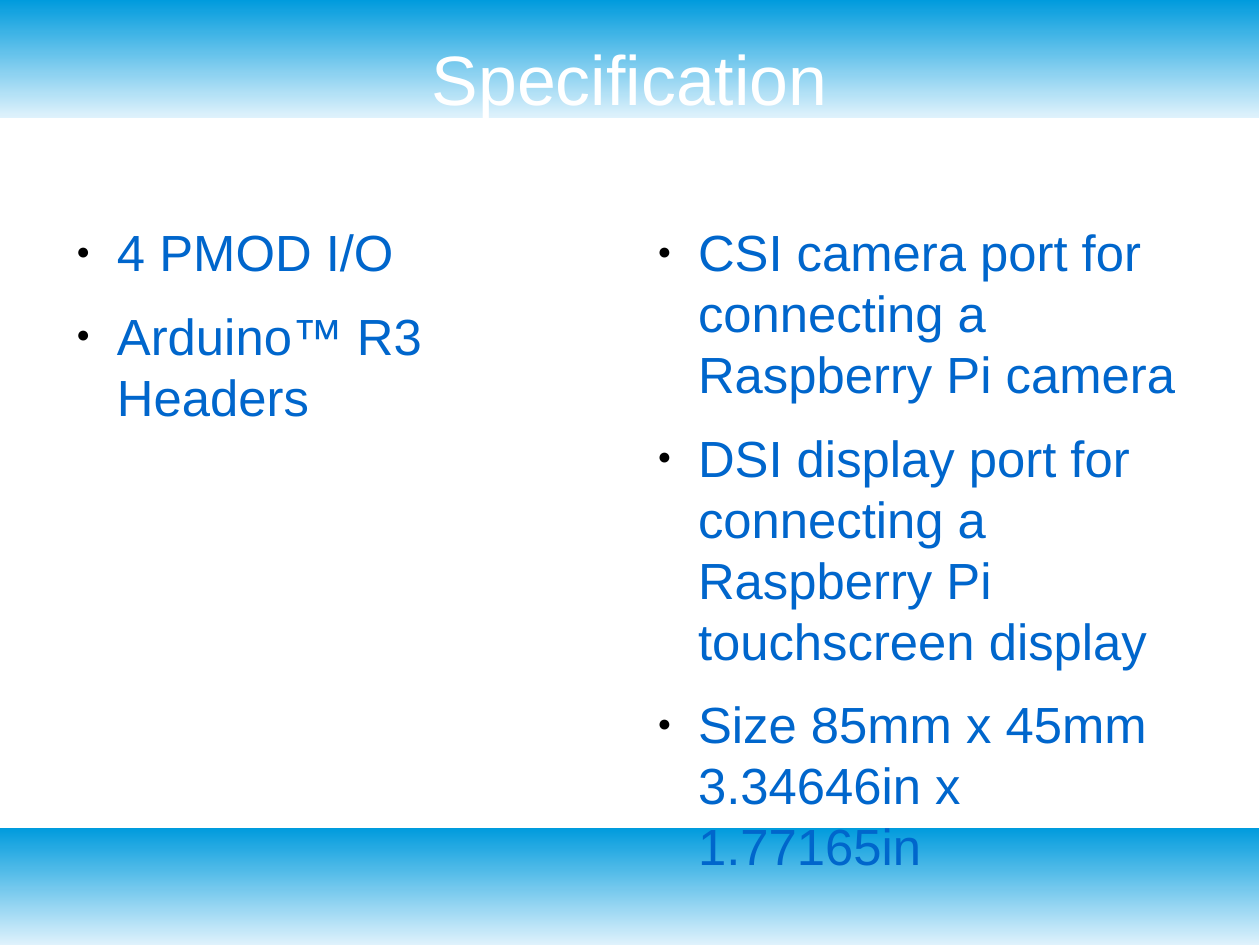
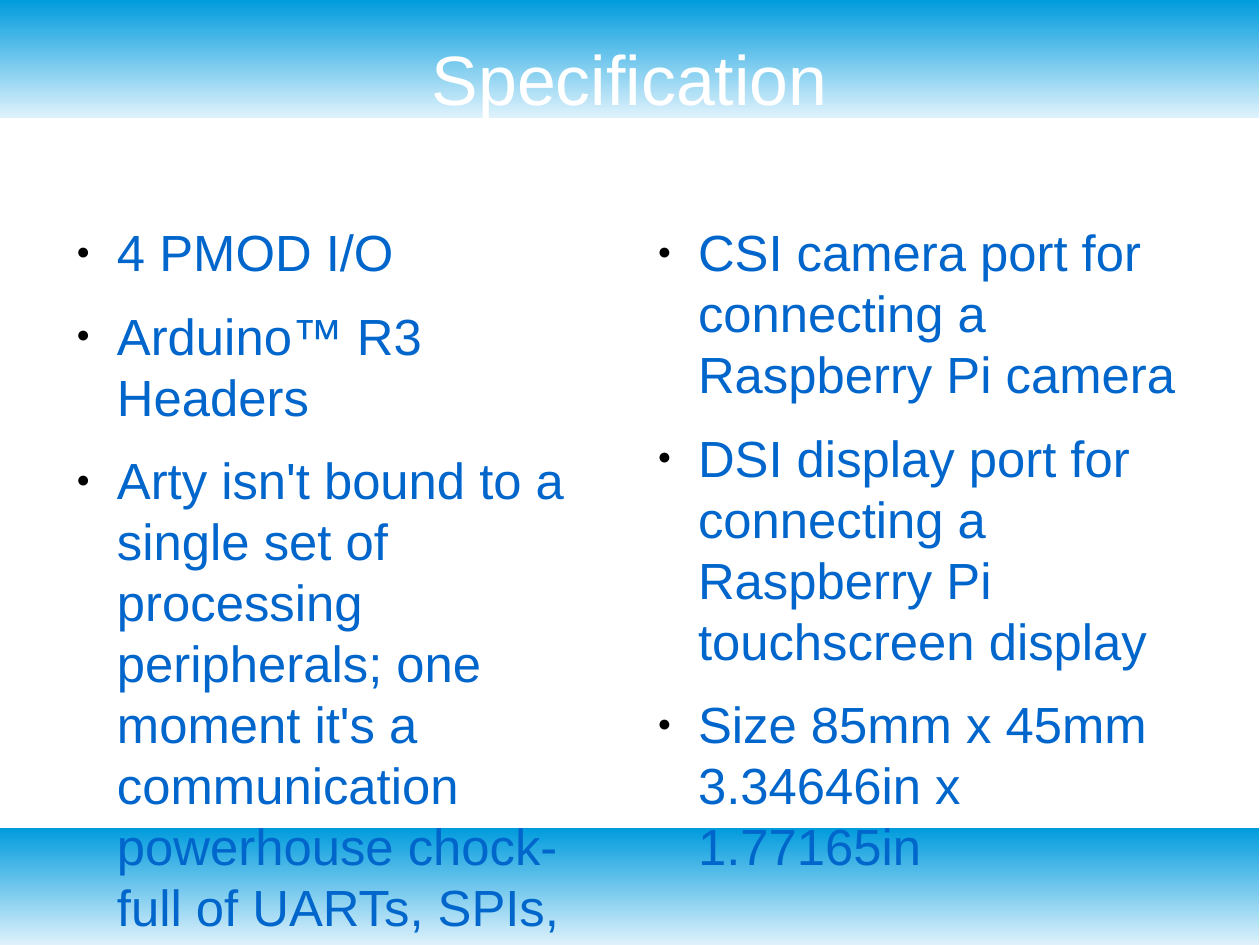
Before and after one commit to develone/Ultibo_Projects, a slide deck: slide 4 of rpi3b+a7fpga.odp. Drawn at 1260x945 pixels with LibreOffice and Linux fonts; fonts in the diff are those of the drawing. Boxes give left, top, right and bottom in pixels: in the first picture for what was removed or moved away, otherwise in the second. Text is boxed around its words. In the diff, an @@ line names an element or a change of style, - is before the commit and + after.

```diff
--- a/rpi3b+a7fpga.odp
+++ b/rpi3b+a7fpga.odp
@@ text at [117, 462, 564, 937]: paragraph added @@
+● Arty isn't bound to a single set of processing peripherals; one moment it's a communication powerhouse chock-full of UARTs, SPIs, IICs
```
Also in this commit, not shown: 1 slide added, 3 other files.
